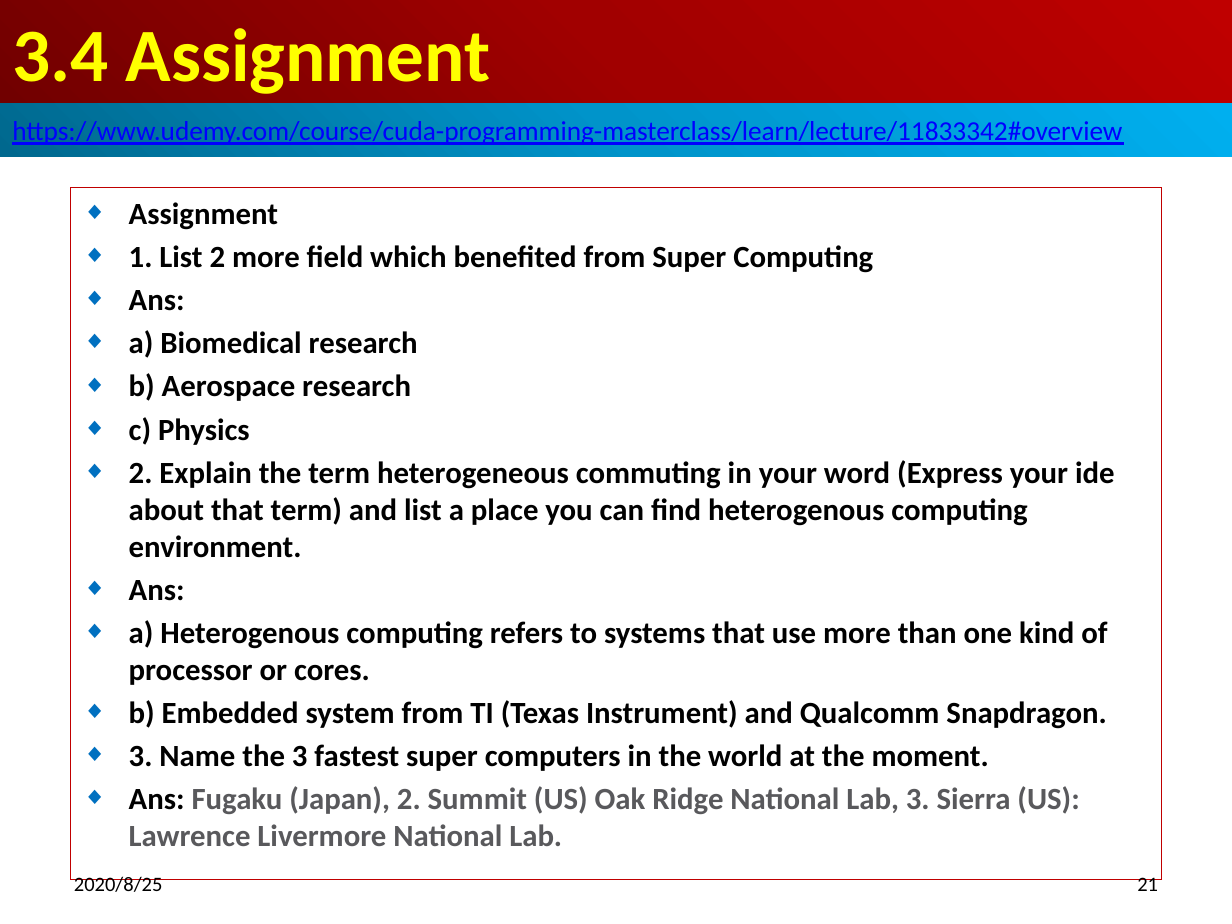
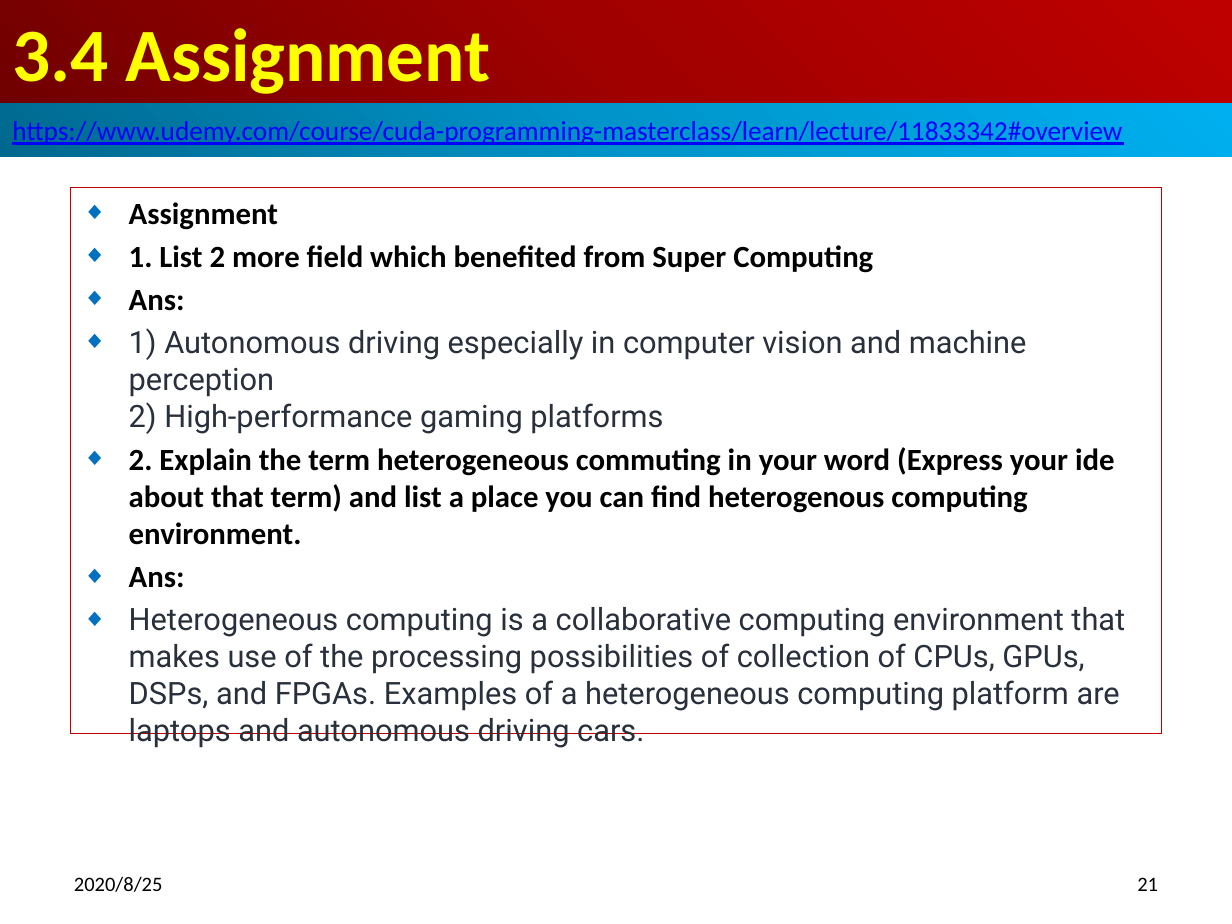
Before and after one commit to peterhchen/900_Cuda_Project, a slide deck: slide 21 of 03_SuperComputing.pptx. Drawn at 1232x924 pixels with LibreOffice and Linux fonts; fonts in the diff are those of the drawing. Boxes give left, top, right and bottom in pixels: in the first picture for what was removed or moved away, otherwise in the second. Text is boxed around its words. In the diff, an @@ line names an element or a change of style, - is before the commit and + after.

```diff
--- a/03_SuperComputing.pptx
+++ b/03_SuperComputing.pptx
@@ subtitle "Assignment": place and size @@
-subtitle "Assignment" at (70, 187, 1162, 878)
+subtitle "Assignment" at (70, 187, 1162, 733)
@@ subtitle at (129, 328, 1027, 434): text changed; font Calibri to Roboto; text colour #000000 to #29303B; bold off @@
-◆ a) Biomedical research
-◆ b) Aerospace research
-◆ c) Physics
+◆ 1) Autonomous driving especially in computer vision and machine perception
+  2) High-performance gaming platforms
@@ subtitle at (129, 607, 1125, 748): text changed; font Calibri to Roboto; text colour #000000 to #29303B; bold off @@
-◆ a) Heterogenous computing refers to systems that use more than one kind of processor or cores.
-◆ b) Embedded system from TI (Texas Instrument) and Qualcomm Snapdragon.
-◆ 3. Name the 3 fastest super computers in the world at the moment.
-◆ Ans: Fugaku (Japan), 2. Summit (US) Oak Ridge National Lab, 3. Sierra (US): Lawrence Livermore National Lab.
+◆ Heterogeneous computing is a collaborative computing environment that makes use of the processing possibilities of collection of CPUs, GPUs, DSPs, and FPGAs. Examples of a heterogeneous computing platform are laptops and autonomous driving cars.
```
Also in this commit, not shown: 1 slide added, 2 other files.
